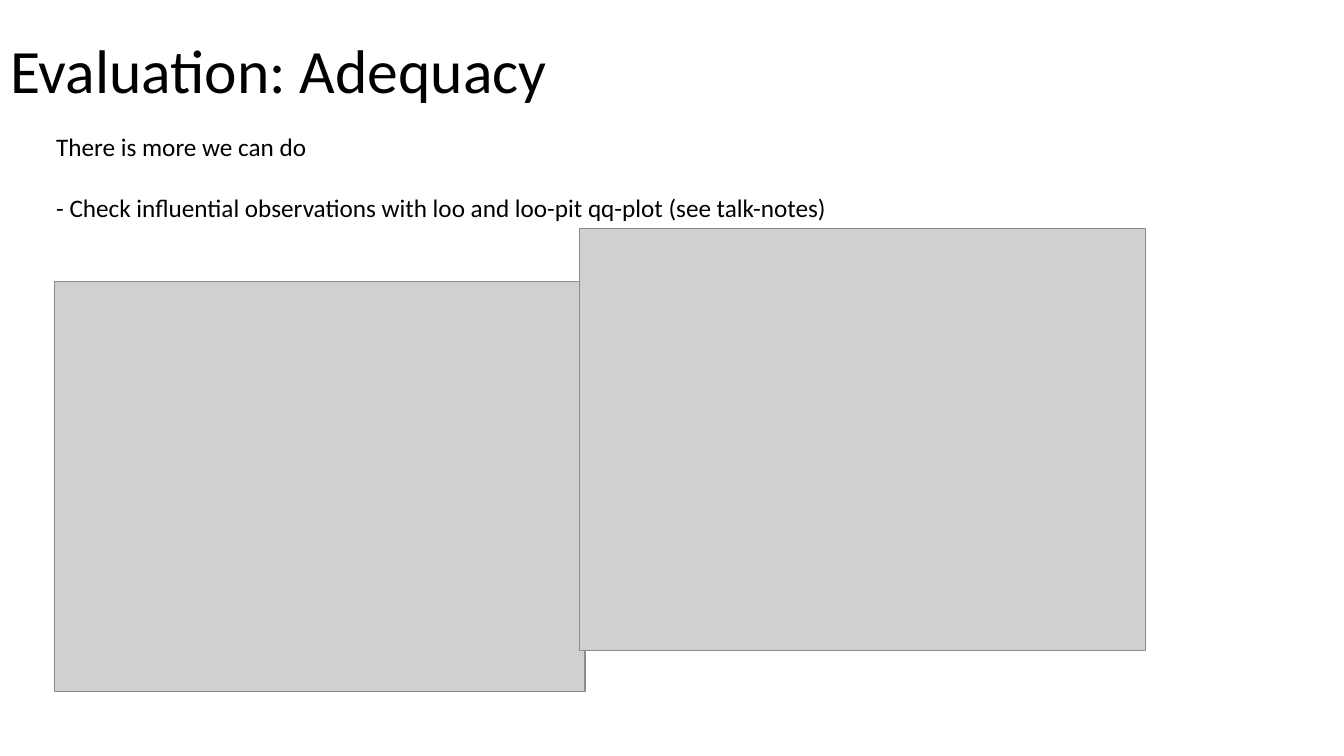
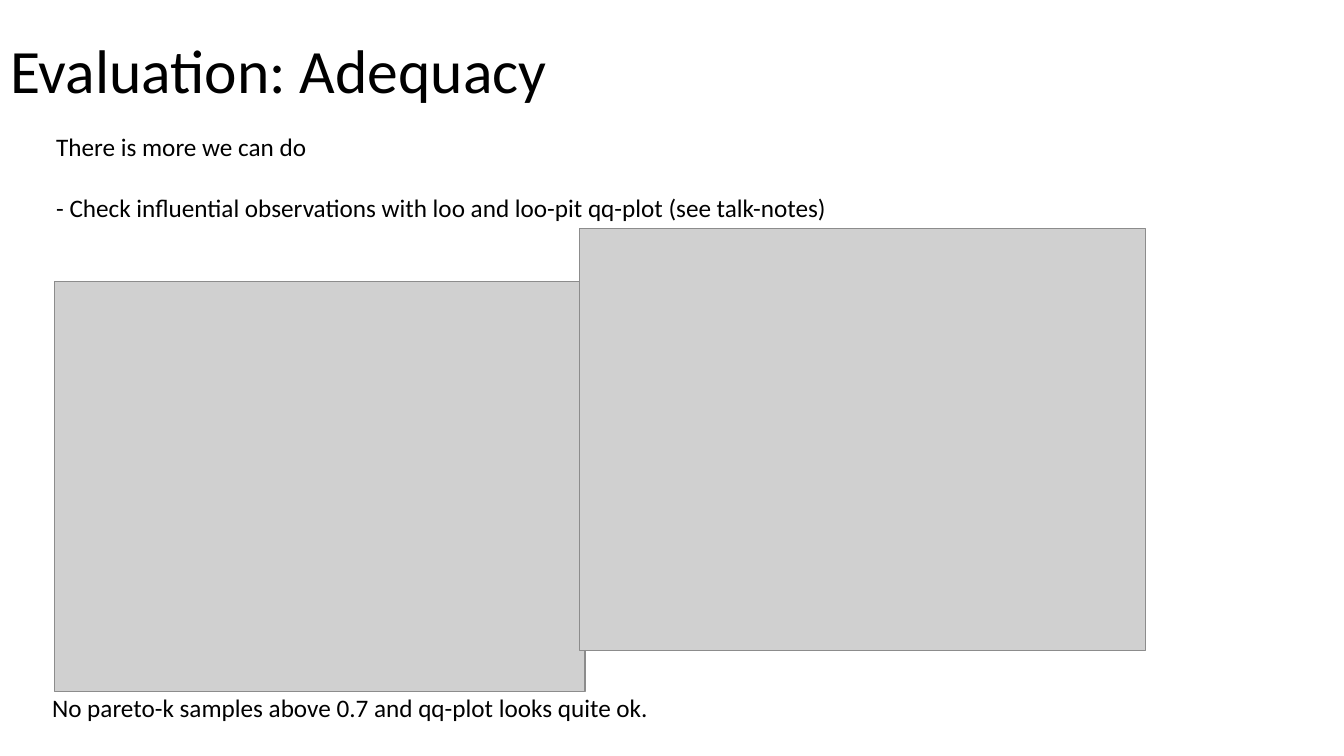
Before and after one commit to julianquandt/brms-intro-SIPS2019, a slide deck: slide 52 of intro_to_brms.pptx (slide 51 before the commit). Drawn at 1344x756 pixels with LibreOffice and Linux fonts; fonts in the diff are those of the drawing; grey boxes stand for pictures. Boxes give left, top, right and bottom in pixels: in the first picture for what was removed or moved away, otherwise in the second. Text is boxed around its words. In the diff, an @@ line names an element or a change of style, - is before the commit and + after.

```diff
--- a/intro_to_brms.pptx
+++ b/intro_to_brms.pptx
@@ text added at (52,699,647,721), 18 pt, text #000000 @@
+No pareto-k samples above 0.7 and qq-plot looks quite ok.
```
Also in this commit, not shown: 6 other slides changed, 4 slides added, 1 slide removed, 1 other file.
